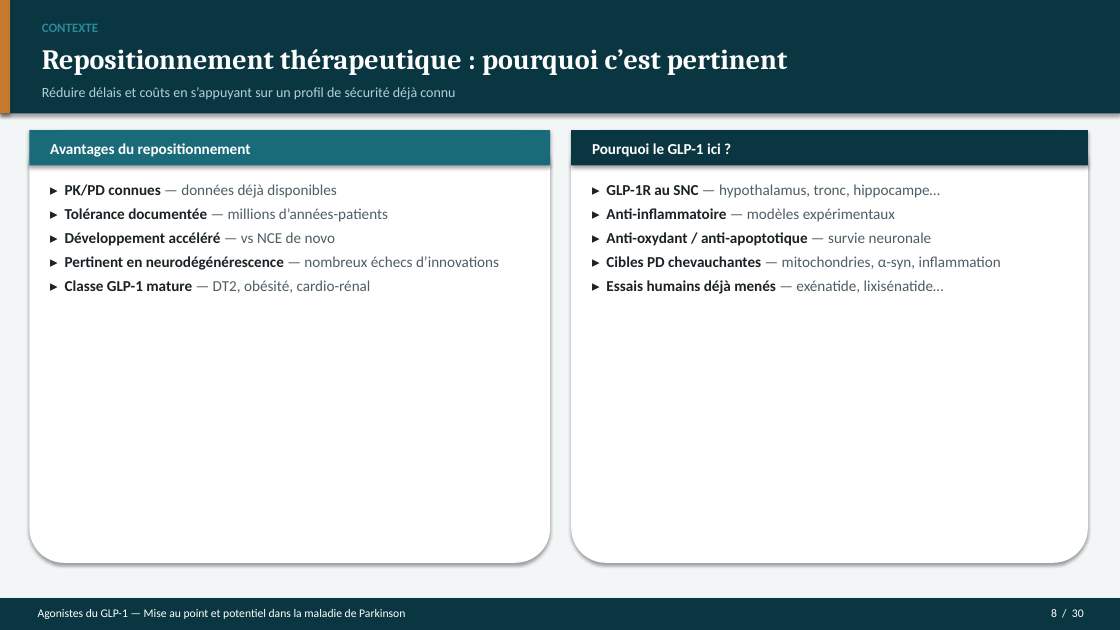
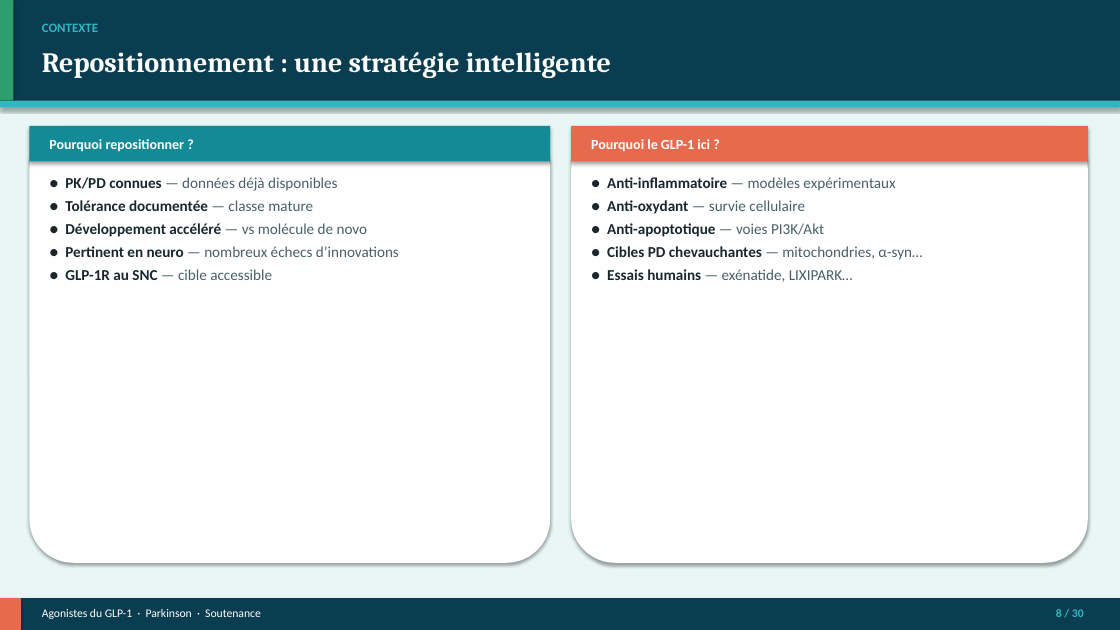
Before and after one commit to Mashtal-Platform/mashtal-platform, a slide deck: slide 8 of docs/presentation/Soutenance_GLP1_Parkinson.pptx. Drawn at 1120x630 pixels with LibreOffice and Linux fonts; fonts in the diff are those of the drawing. Boxes give left, top, right and bottom in pixels: in the first picture for what was removed or moved away, otherwise in the second. Text is boxed around its words. In the diff, an @@ line names an element or a change of style, - is before the commit and + after.

```diff
--- a/docs/presentation/Soutenance_GLP1_Parkinson.pptx
+++ b/docs/presentation/Soutenance_GLP1_Parkinson.pptx
@@ rectangle at <box>0,0,1120,630</box>: fill #F3F6F7 to #E8F7F5 @@
@@ rectangle at <box>0,0,1120,101</box>: fill #0A3642 to #0A3D4F @@
@@ rectangle: place and size @@
-rectangle at <box>0,0,1120,113</box>
+rectangle at <box>0,0,1120,101</box>
@@ rectangle: place and size @@
-rectangle at <box>0,0,10,113</box>
+rectangle at <box>0,0,13,101</box>
@@ rectangle at <box>0,0,13,101</box>: fill #C47A2C to #2F9E6E @@
@@ text "CONTEXTE" at <box>42,23,98,32</box>: text colour #2A8A9A to #2EB8C4 @@
@@ text at <box>42,52,611,78</box>: text changed; size 12 to 24 pt; font Calibri to Cambria; text colour #B0D0D8 to #FFFFFF; bold on @@
-Réduire délais et coûts en s’appuyant sur un profil de sécurité déjà connu
+Repositionnement : une stratégie intelligente
@@ text removed at <box>42,49,787,75</box> @@
-Repositionnement thérapeutique : pourquoi c’est pertinent
@@ rectangle added at <box>0,101,1120,108</box>, fill #2EB8C4 @@
@@ rounded rectangle: place and size @@
-rounded rectangle at <box>29,130,550,563</box>
+rounded rectangle at <box>29,126,550,563</box>
@@ rounded rectangle at <box>29,126,550,563</box>: proportions changed @@
@@ rectangle: place and size @@
-rectangle at <box>29,130,550,166</box>
+rectangle at <box>29,126,550,161</box>
@@ rectangle at <box>29,126,550,161</box>: fill #1A6B7A to #148A96 @@
@@ text at <box>49,139,185,152</box>: text changed; size 13 to 12 pt @@
-Avantages du repositionnement
+Pourquoi repositionner ?
@@ rounded rectangle at <box>571,126,1088,563</box>: proportions changed @@
@@ rounded rectangle: place and size @@
-rounded rectangle at <box>571,130,1088,563</box>
+rounded rectangle at <box>571,126,1088,563</box>
@@ rectangle: place and size @@
-rectangle at <box>571,130,1088,166</box>
+rectangle at <box>571,126,1088,161</box>
@@ rectangle at <box>571,126,1088,161</box>: fill #0A3642 to #E86A4E @@
@@ text "Pourquoi le GLP-1 ici ?" at <box>591,139,710,151</box>: size 13 to 12 pt @@
@@ text at <box>65,177,399,280</box>: text changed; text colour #4E5E66 to #4A6068 @@
-▸ PK/PD connues — données déjà disponibles
-▸ Tolérance documentée — millions d’années-patients
-▸ Développement accéléré — vs NCE de novo
-▸ Pertinent en neurodégénérescence — nombreux échecs d’innovations
-▸ Classe GLP-1 mature — DT2, obésité, cardio-rénal
+● PK/PD connues — données déjà disponibles
+● Tolérance documentée — classe mature
+● Développement accéléré — vs molécule de novo
+● Pertinent en neuro — nombreux échecs d’innovations
+● GLP-1R au SNC — cible accessible
@@ text at <box>607,177,922,282</box>: text changed; text colour #4E5E66 to #4A6068 @@
-▸ GLP-1R au SNC — hypothalamus, tronc, hippocampe…
-▸ Anti-inflammatoire — modèles expérimentaux
-▸ Anti-oxydant / anti-apoptotique — survie neuronale
-▸ Cibles PD chevauchantes — mitochondries, α-syn, inflammation
-▸ Essais humains déjà menés — exénatide, lixisénatide…
+● Anti-inflammatoire — modèles expérimentaux
+● Anti-oxydant — survie cellulaire
+● Anti-apoptotique — voies PI3K/Akt
+● Cibles PD chevauchantes — mitochondries, α-syn…
+● Essais humains — exénatide, LIXIPARK…
@@ rectangle at <box>0,598,1120,630</box>: fill #0A3642 to #0A3D4F @@
@@ rectangle added at <box>0,598,21,630</box>, fill #E86A4E @@
@@ text at <box>42,609,261,619</box>: text changed @@
-Agonistes du GLP-1 — Mise au point et potentiel dans la maladie de Parkinson
+Agonistes du GLP-1 · Parkinson · Soutenance
@@ text "8 / 30" at <box>1056,609,1084,617</box>: text colour #FFFFFF to #2EB8C4, bold on @@
```
Also in this commit, not shown: 27 other slides changed, 2 slides added, 2 slides removed, 9 other files.
